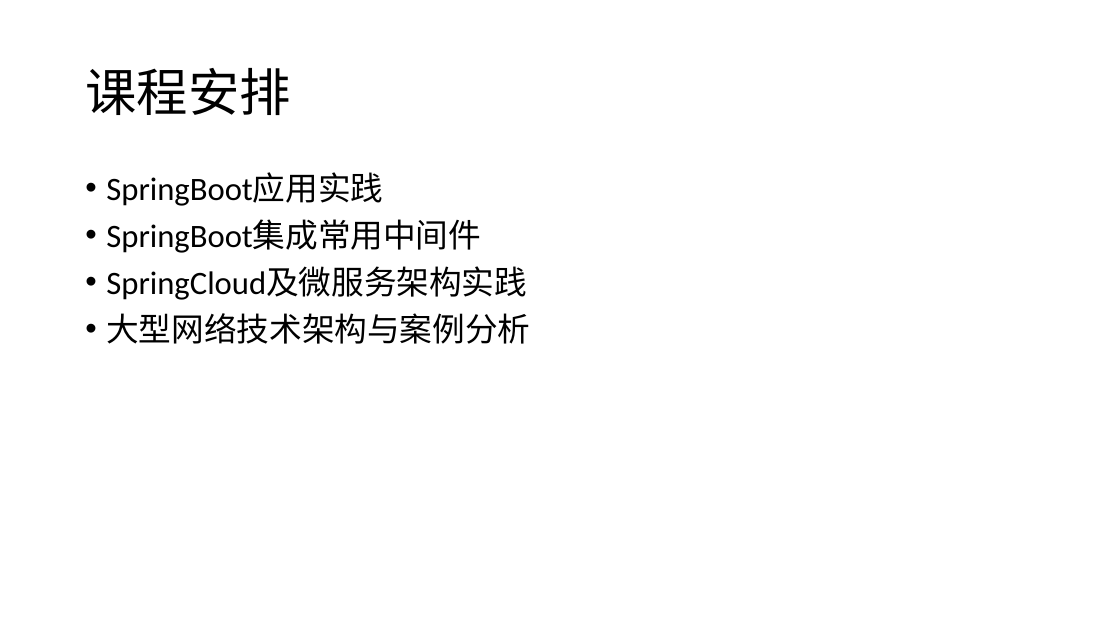
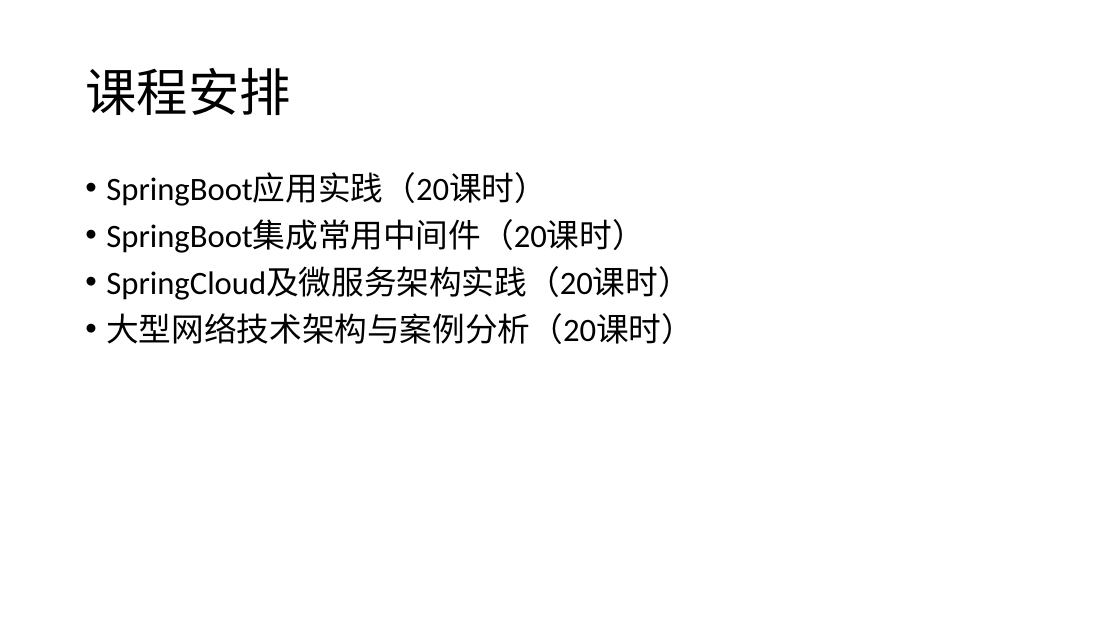
Before and after one commit to airuitian/MicroService, a slide deck: slide 3 of springboot/SpringBoot-1.pptx. Drawn at 1120x630 pixels with LibreOffice and Linux fonts; fonts in the diff are those of the drawing. Boxes give left, top, right and bottom in pixels: in the first picture for what was removed or moved away, otherwise in the second. Text is boxed around its words. In the diff, an @@ line names an element or a change of style, - is before the commit and + after.

```diff
--- a/springboot/SpringBoot-1.pptx
+++ b/springboot/SpringBoot-1.pptx
@@ text at bbox=[106, 173, 694, 344]: text changed @@
-• SpringBoot应用实践
-• SpringBoot集成常用中间件
-• SpringCloud及微服务架构实践
-• 大型网络技术架构与案例分析
+• SpringBoot应用实践（20课时）
+• SpringBoot集成常用中间件（20课时）
+• SpringCloud及微服务架构实践（20课时）
+• 大型网络技术架构与案例分析（20课时）
```
Also in this commit, not shown: 4 other slides changed, 8 slides added, 12 other files.
